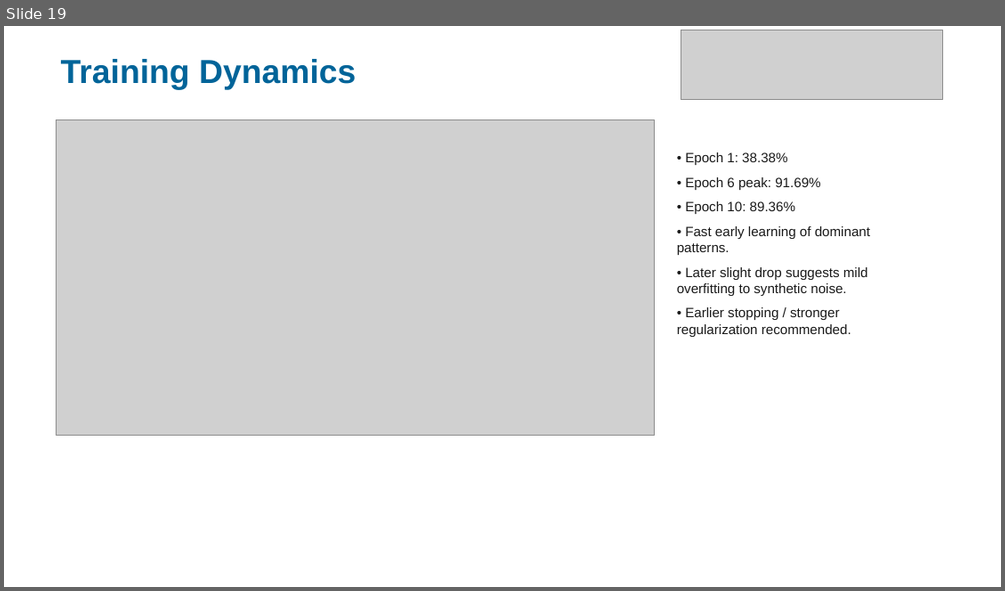
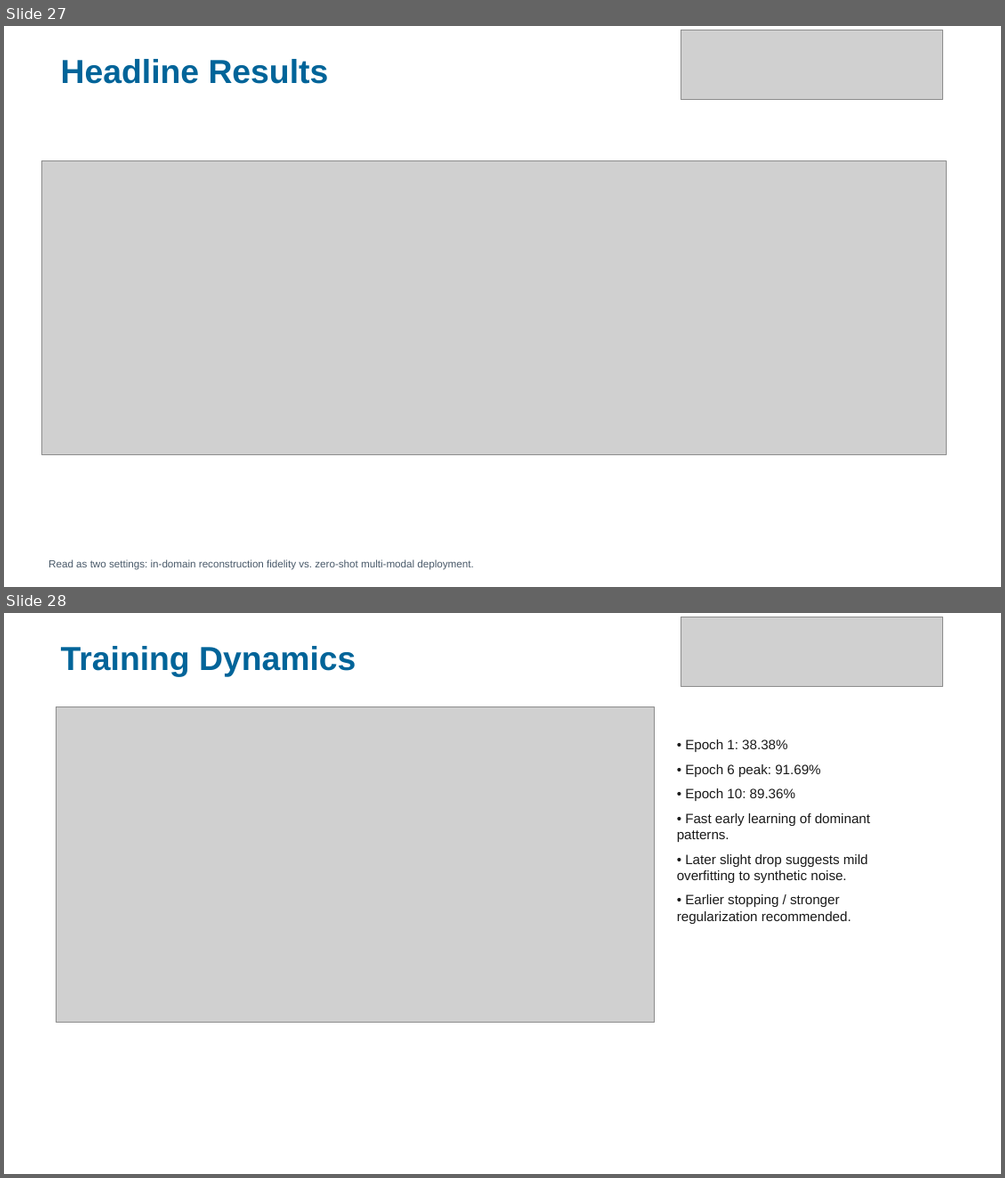
Before and after one commit to MON3EMPASHA/Arabic-Noisy-Text-Correction-using-Transformers---NLP-, a slide deck: Paper Discussion/Arabic_Text_Correction_Presentation.pptx. Shown one above the other, each under a label of ours: slide 19 before the commit, slides 27 and 28 after it. The pictures are 1005x591 and 1005x1178 pixels, drawn with LibreOffice and Linux fonts; fonts in the diff are those of the drawing; grey boxes stand for pictures. Boxes give left, top, right and bottom in pixels: in the first picture for what was removed or moved away, otherwise in the second. Text is boxed around its words. In the diff, an @@ line names an element or a change of style, - is before the commit and + after.

Commit message:
Add script to generate additional presentation visuals for related work and results
- Implemented functions to create various visualizations including timelines, comparison charts, research gaps, and evaluation protocols.
- Utilized matplotlib for plotting and saving figures in PNG format.
- Created a structured approach to visually represent the evolution of Arabic text correction research and the contributions of this work.

```diff
--- a/Paper Discussion/Arabic_Text_Correction_Presentation.pptx
+++ b/Paper Discussion/Arabic_Text_Correction_Presentation.pptx
@@ slide 27 added at [4,26,1001,587], background #FFFFFF @@
@@ picture added at [680,30,942,99] @@
@@ text added at [61,59,329,84], 32 pt, text #006499, bold @@
+Headline Results
@@ picture added at [41,160,947,454] @@
@@ text added at [48,559,473,569], 10 pt, text #4A5A6A @@
+Read as two settings: in-domain reconstruction fidelity vs. zero-shot multi-modal deployment.
@@ what was slide 19 is now slide 28 @@
```
Also in this commit, not shown: 6 slides changed, 11 other slides added, 3 slides removed, 13 other files.
